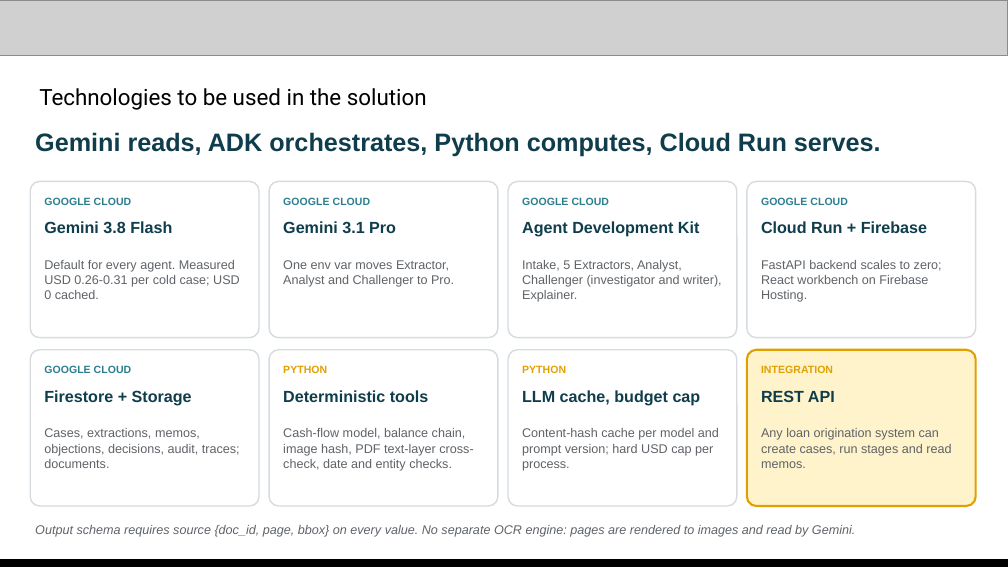
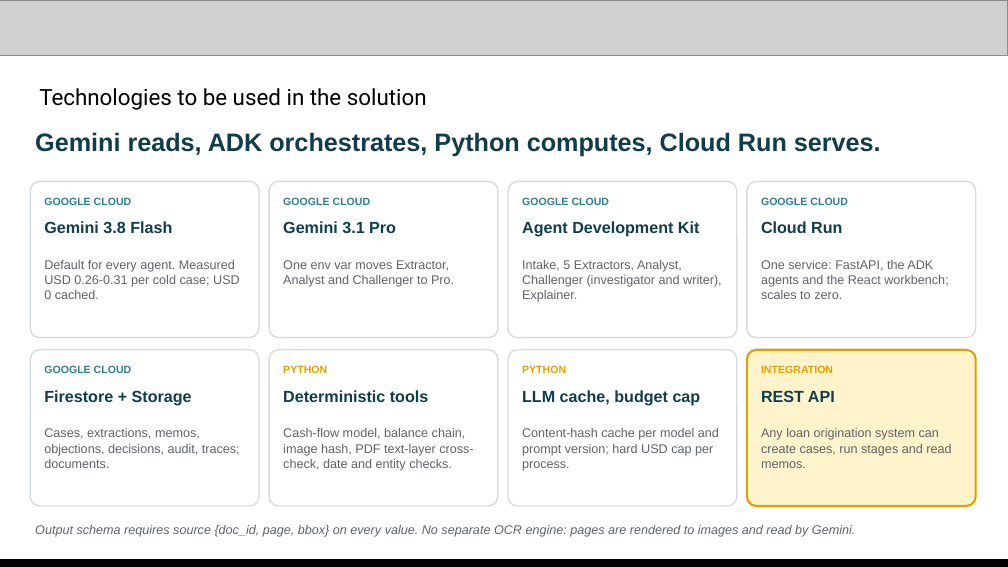
Before and after one commit to changhyeonnam/ghack, a slide deck: slide 9 of presentation/LedgerLens_AI_Builder_Cup_Submission.pptx. Drawn at 1008x567 pixels with LibreOffice and Linux fonts; fonts in the diff are those of the drawing; grey boxes stand for pictures. Boxes give left, top, right and bottom in pixels: in the first picture for what was removed or moved away, otherwise in the second. Text is boxed around its words. In the diff, an @@ line names an element or a change of style, - is before the commit and + after.

Commit message:
Deck/README/description: Cloud Run only (no Firebase Hosting), app URL, video length
- Submission description: Cloud Run serves backend, ADK agents and the React app;
  Cloud Firestore (Firebase) stores the data (1003 characters).
- Deck: architecture and tech slides no longer claim Firebase Hosting; links slide
  has the Cloud Run URL and the 3 min 12 s video; architecture caption says live
  Gemini within a budget.

```diff
--- a/presentation/LedgerLens_AI_Builder_Cup_Submission.pptx
+++ b/presentation/LedgerLens_AI_Builder_Cup_Submission.pptx
@@ text at box(761, 221, 842, 233): text changed @@
-Cloud Run + Firebase
+Cloud Run
@@ text at box(761, 260, 948, 299): text changed @@
-FastAPI backend scales to zero; React workbench on Firebase Hosting.
+One service: FastAPI, the ADK agents and the React workbench; scales to zero.
```
Also in this commit, not shown: 1 other slide changed, 13 other files.
